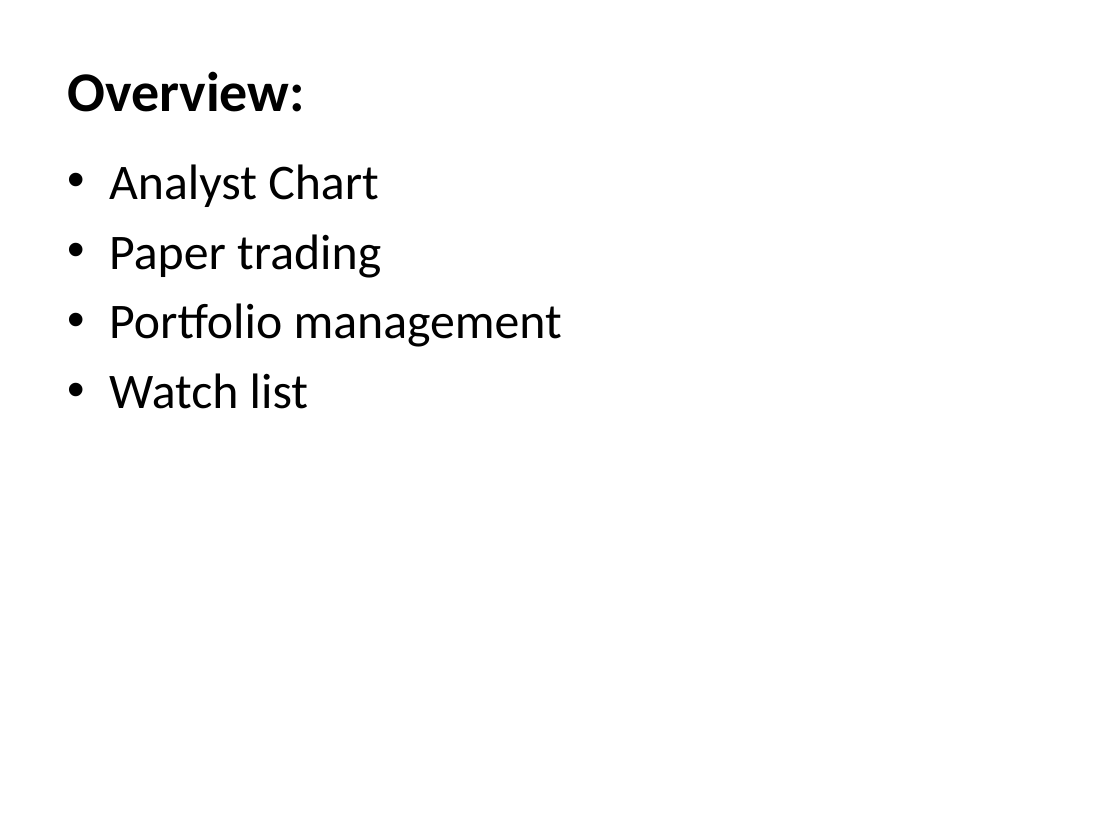
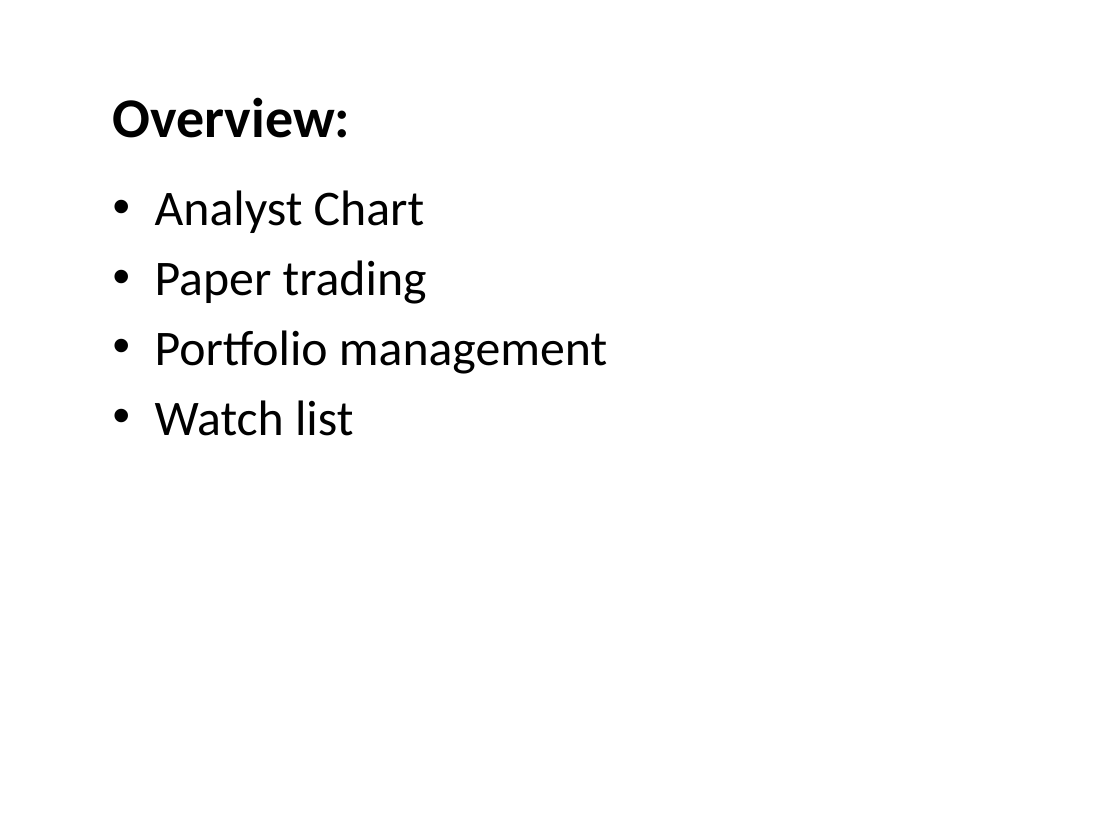
Before and after one commit to IPD8-guofeng/dotnet-group-project, a slide deck: slide 3 of Stock trade and analyst system.pptx. Drawn at 1120x840 pixels with LibreOffice and Linux fonts; fonts in the diff are those of the drawing. Boxes give left, top, right and bottom in pixels: in the first picture for what was removed or moved away, otherwise in the second. Text is boxed around its words. In the diff, an @@ line names an element or a change of style, - is before the commit and + after.

```diff
--- a/Stock trade and analyst system.pptx
+++ b/Stock trade and analyst system.pptx
@@ text "Overview:": place and size @@
-text "Overview:" at (67, 71, 562, 409)
+text "Overview:" at (113, 97, 607, 436)
```
Also in this commit, not shown: 10 other slides changed, 10 other files.
